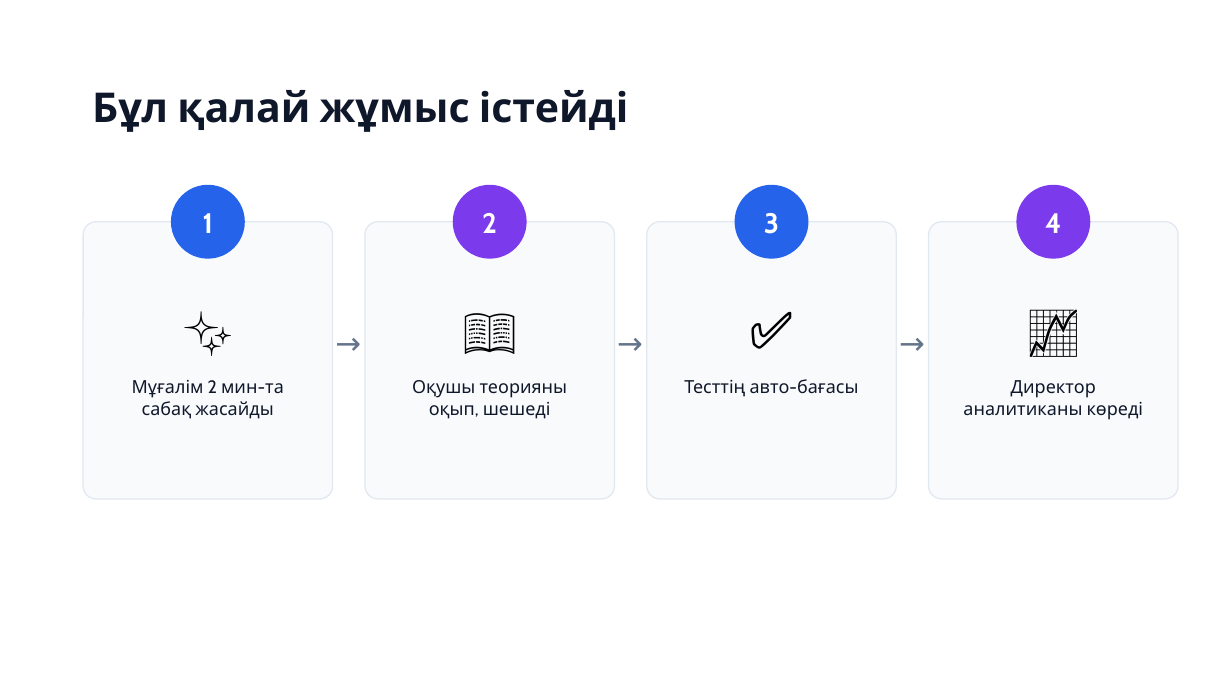
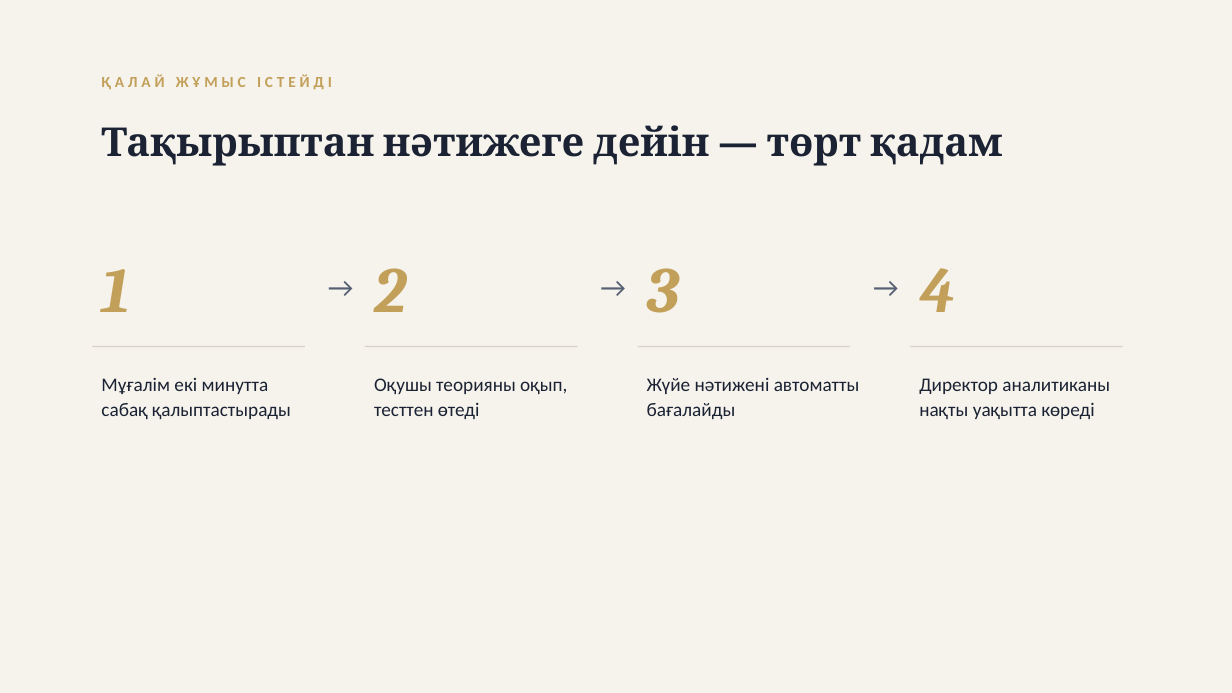
Before and after one commit to alibekovakarakat5-png/study_hub_Karakat, a slide deck: slide 6 of docs/pitch/StudyHub-Pitch-KK.pptx. Drawn at 1232x693 pixels with LibreOffice and Linux fonts; fonts in the diff are those of the drawing. Boxes give left, top, right and bottom in pixels: in the first picture for what was removed or moved away, otherwise in the second. Text is boxed around its words. In the diff, an @@ line names an element or a change of style, - is before the commit and + after.

```diff
--- a/docs/pitch/StudyHub-Pitch-KK.pptx
+++ b/docs/pitch/StudyHub-Pitch-KK.pptx
@@ background #FFFFFF to #F6F3EC @@
@@ text at (x1=101, y1=74, x2=332, y2=90): text changed; size 32 to 12 pt; font Cabin to Calibri; text colour #0F172A to #C2A05A @@
-Бұл қалай жұмыс істейді
+ҚАЛАЙ ЖҰМЫС ІСТЕЙДІ
@@ text added at (x1=101, y1=125, x2=1002, y2=166), 31 pt, text #1A2233, bold @@
+Тақырыптан нәтижеге дейін — төрт қадам
@@ ellipse removed at (x1=171, y1=185, x2=245, y2=259) @@
@@ ellipse removed at (x1=453, y1=185, x2=527, y2=259) @@
@@ ellipse removed at (x1=735, y1=185, x2=809, y2=259) @@
@@ ellipse removed at (x1=1017, y1=185, x2=1091, y2=259) @@
@@ rounded rectangle removed at (x1=83, y1=222, x2=333, y2=499) @@
@@ rounded rectangle removed at (x1=365, y1=222, x2=615, y2=499) @@
@@ rounded rectangle removed at (x1=647, y1=222, x2=897, y2=499) @@
@@ rounded rectangle removed at (x1=929, y1=222, x2=1178, y2=499) @@
@@ text "1" moved from (x1=203, y1=213, x2=213, y2=233) to (x1=101, y1=269, x2=129, y2=312) @@
@@ text "→" moved from (x1=325, y1=314, x2=372, y2=370) to (x1=319, y1=254, x2=365, y2=319) @@
@@ text "2" moved from (x1=482, y1=213, x2=497, y2=233) to (x1=374, y1=268, x2=406, y2=312) @@
@@ text "→" moved from (x1=607, y1=314, x2=653, y2=370) to (x1=592, y1=254, x2=638, y2=319) @@
@@ text "3" moved from (x1=764, y1=213, x2=779, y2=234) to (x1=647, y1=268, x2=680, y2=313) @@
@@ size 24 to 22 pt, font Cabin to Calibri, text colour #64748B to #566073; alignment centre to left in 3 elements at (x1=319, y1=254, x2=365, y2=319), (x1=592, y1=254, x2=638, y2=319), (x1=864, y1=254, x2=910, y2=319) @@
@@ text "→" moved from (x1=889, y1=314, x2=935, y2=370) to (x1=864, y1=254, x2=910, y2=319) @@
@@ size 22 to 50 pt, font Cabin to Cambria, text colour #FFFFFF to #C2A05A, italic on; alignment centre to left in 4 elements at (x1=101, y1=269, x2=129, y2=312), (x1=374, y1=268, x2=406, y2=312), (x1=647, y1=268, x2=680, y2=313), (x1=919, y1=268, x2=955, y2=312) @@
@@ text "4" moved from (x1=1045, y1=213, x2=1061, y2=233) to (x1=919, y1=268, x2=955, y2=312) @@
@@ text removed at (x1=83, y1=287, x2=333, y2=370) @@
-✨
@@ text removed at (x1=365, y1=287, x2=615, y2=370) @@
-📖
@@ text removed at (x1=647, y1=287, x2=897, y2=370) @@
-✅
@@ text removed at (x1=929, y1=287, x2=1178, y2=370) @@
-📈
@@ line added from (92, 347) to (305, 347), #D9D3C6 1 pt @@
@@ line added from (365, 347) to (578, 347), #D9D3C6 1 pt @@
@@ line added from (638, 347) to (850, 347), #D9D3C6 1 pt @@
@@ line added from (910, 347) to (1123, 347), #D9D3C6 1 pt @@
@@ text at (x1=101, y1=378, x2=291, y2=419): text changed; size 14 to 15 pt; font Cabin to Calibri; text colour #0F172A to #1A2233 @@
-Мұғалім 2 мин-та сабақ жасайды
+Мұғалім екі минутта сабақ қалыптастырады
@@ text at (x1=374, y1=378, x2=567, y2=419): text changed; size 14 to 15 pt; font Cabin to Calibri; text colour #0F172A to #1A2233 @@
-Оқушы теорияны оқып, шешеді
+Оқушы теорияны оқып, тесттен өтеді
@@ text added at (x1=647, y1=378, x2=860, y2=419), 15 pt, text #1A2233 @@
+Жүйе нәтижені автоматты бағалайды
@@ text removed at (x1=684, y1=379, x2=858, y2=397) @@
-Тесттің авто-бағасы
@@ text at (x1=919, y1=378, x2=1110, y2=419): text changed; size 14 to 15 pt; font Cabin to Calibri; text colour #0F172A to #1A2233 @@
-Директор аналитиканы көреді
+Директор аналитиканы нақты уақытта көреді
```
Also in this commit, not shown: 9 other slides changed, 1 slide added, 1 slide removed, 5 other files.
